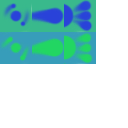
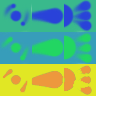
Two versions of the same layered image (128x128). Layer-by-layer changes:
added layer "Capa 2" above "Capa 1" over [0, 64, 96, 96]
